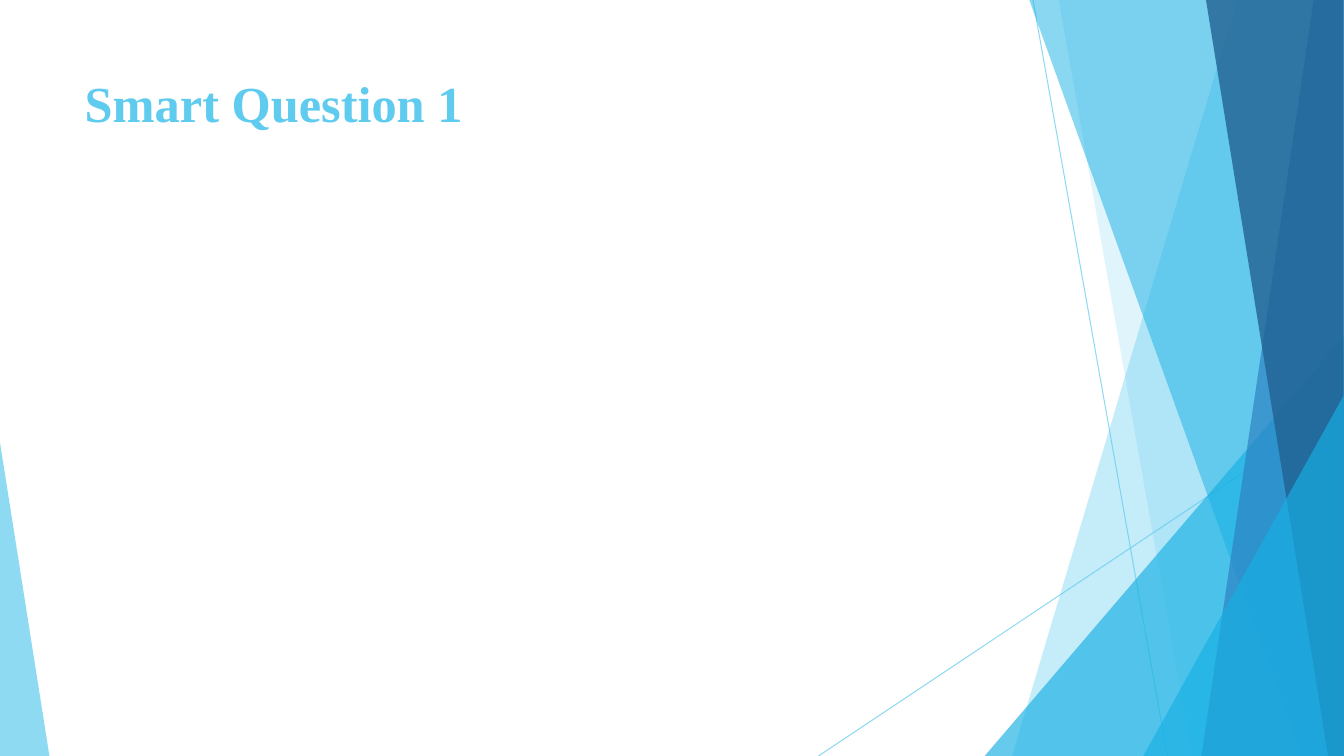
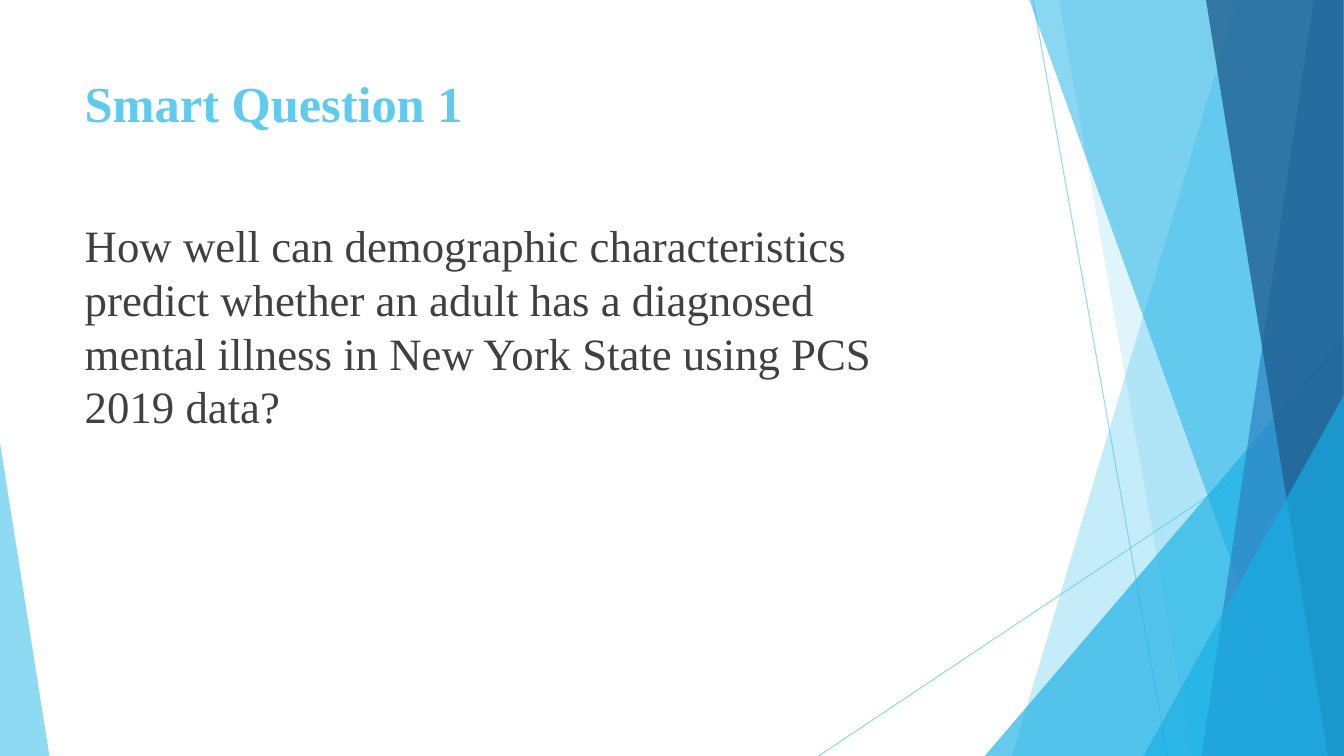
Before and after one commit to daniasalman6/Project-Data-Mining, a slide deck: slide 4 of Presentation/Final_Presentation.pptx. Drawn at 1344x756 pixels with LibreOffice and Linux fonts; fonts in the diff are those of the drawing. Boxes give left, top, right and bottom in pixels: in the first picture for what was removed or moved away, otherwise in the second. Text is boxed around its words. In the diff, an @@ line names an element or a change of style, - is before the commit and + after.

```diff
--- a/Presentation/Final_Presentation.pptx
+++ b/Presentation/Final_Presentation.pptx
@@ text added at box(85, 231, 871, 424), 32 pt, text #404040 @@
+How well can demographic characteristics predict whether an adult has a diagnosed mental illness in New York State using PCS 2019 data?
```
Also in this commit, not shown: 1 slide added, 1 slide removed.
